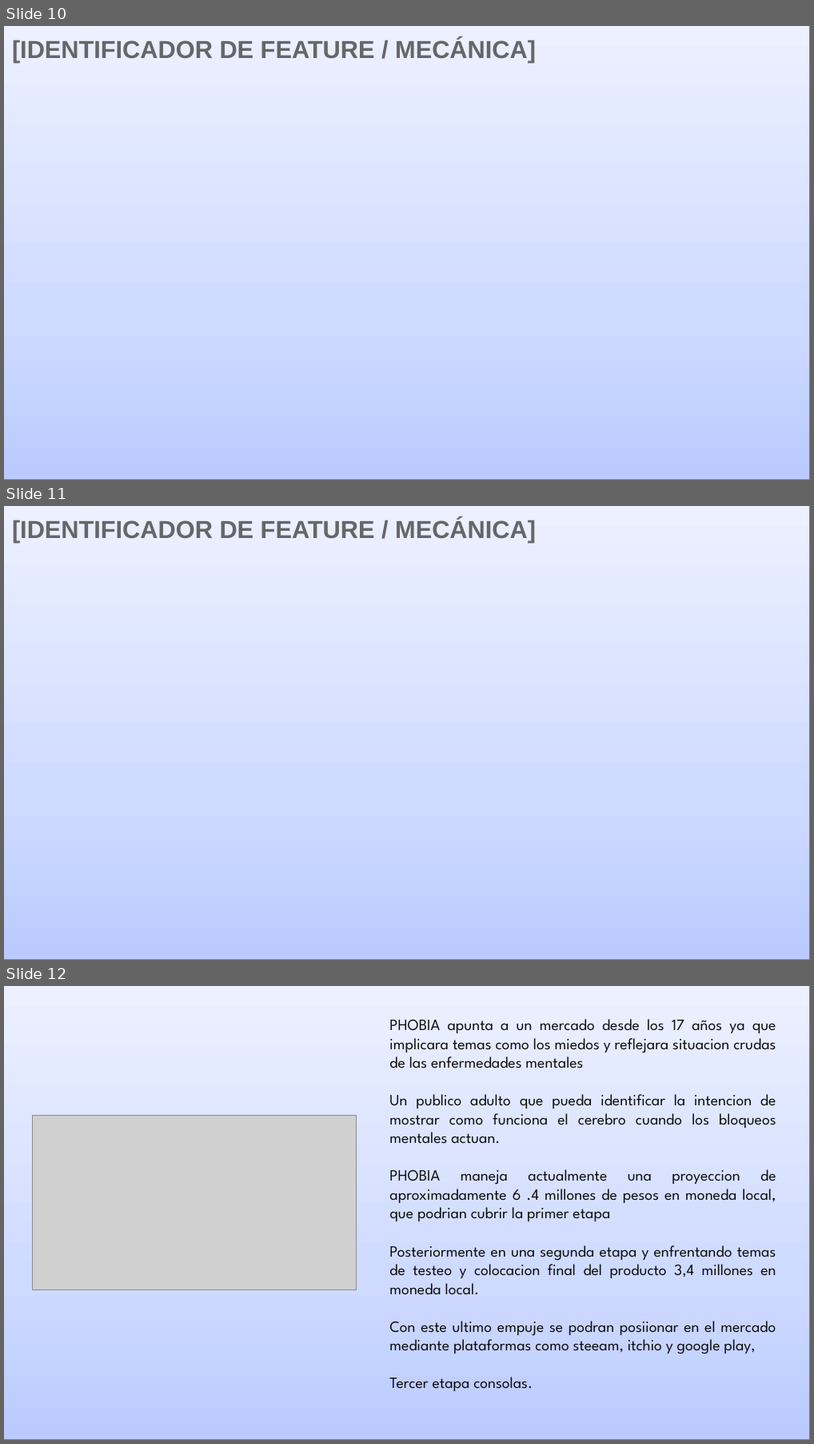
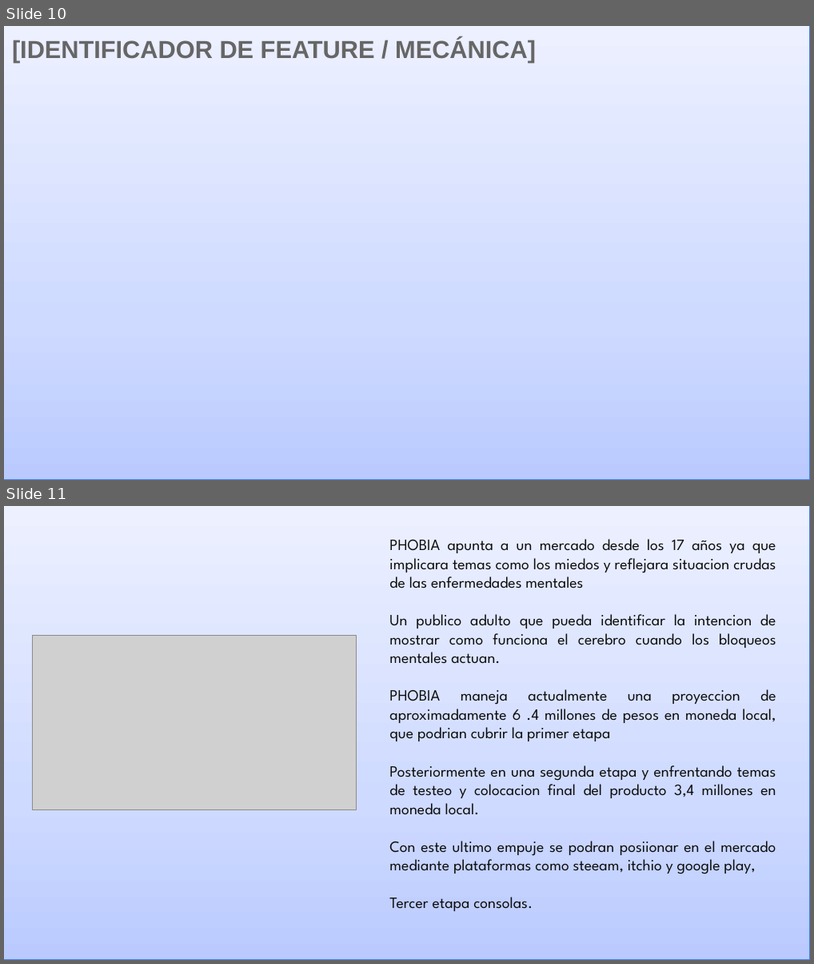
Before and after one commit to Marianoz1972/PICH, a slide deck: Pitch (Venta) [Template] PHOBIA.pptx. Shown one above the other, each under a label of ours: slides 10, 11 and 12 before the commit, slides 10 and 11 after it. The pictures are 814x1444 and 814x964 pixels, drawn with LibreOffice and Linux fonts; fonts in the diff are those of the drawing; grey boxes stand for pictures. Boxes give left, top, right and bottom in pixels: in the first picture for what was removed or moved away, otherwise in the second. Text is boxed around its words. In the diff, an @@ line names an element or a change of style, - is before the commit and + after.

```diff
--- a/Pitch (Venta) [Template] PHOBIA.pptx
+++ b/Pitch (Venta) [Template] PHOBIA.pptx
@@ slide 11 removed at box(4, 506, 810, 960), background #FFFFFF @@
@@ rectangle removed at box(4, 506, 810, 959) @@
-[IDENTIFICADOR DE FEATURE / MECÁNICA]
@@ what was slide 12 is now slide 11 @@
```
Also in this commit, not shown: 2 slides changed, 1 slide added, 2 other slides removed.
